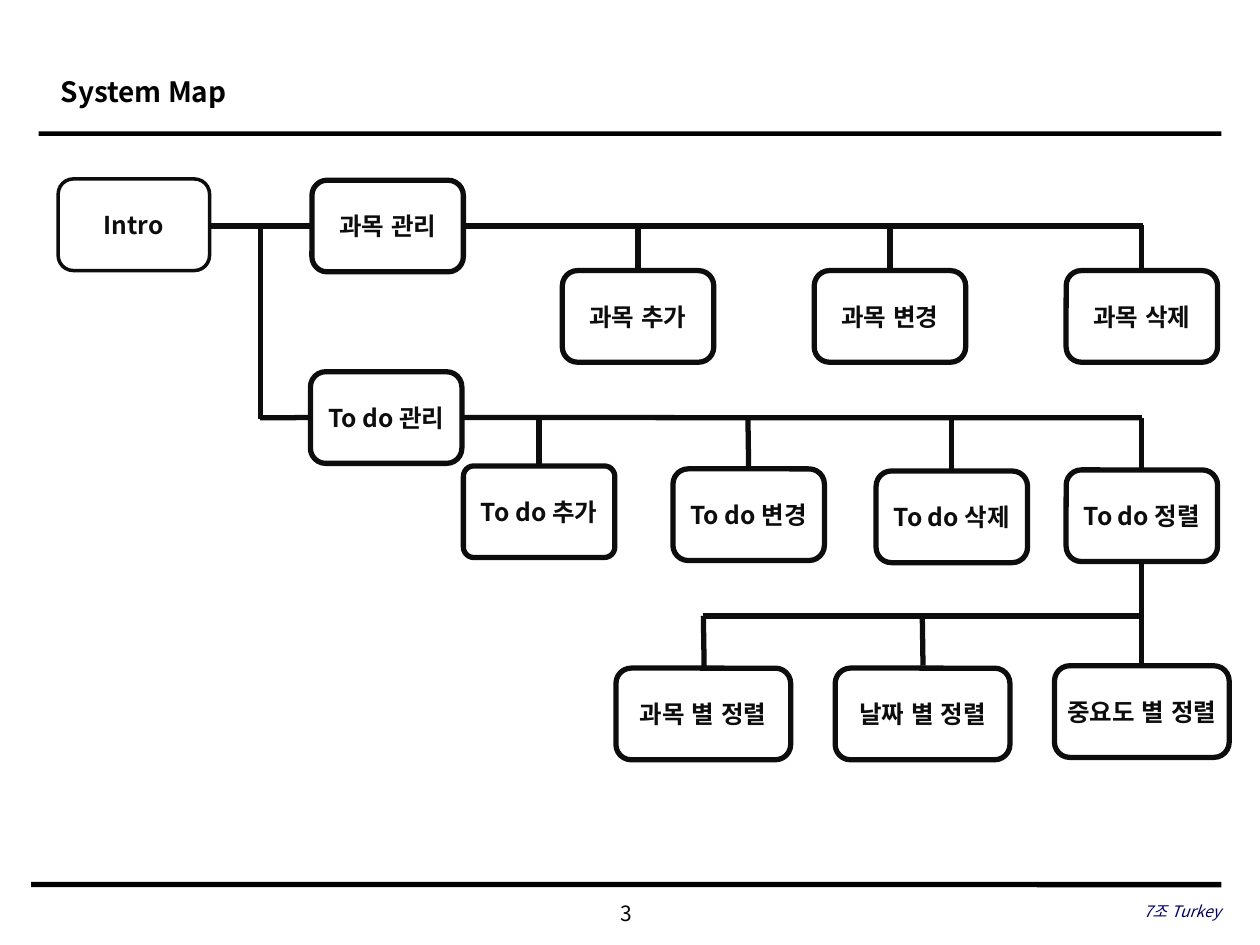
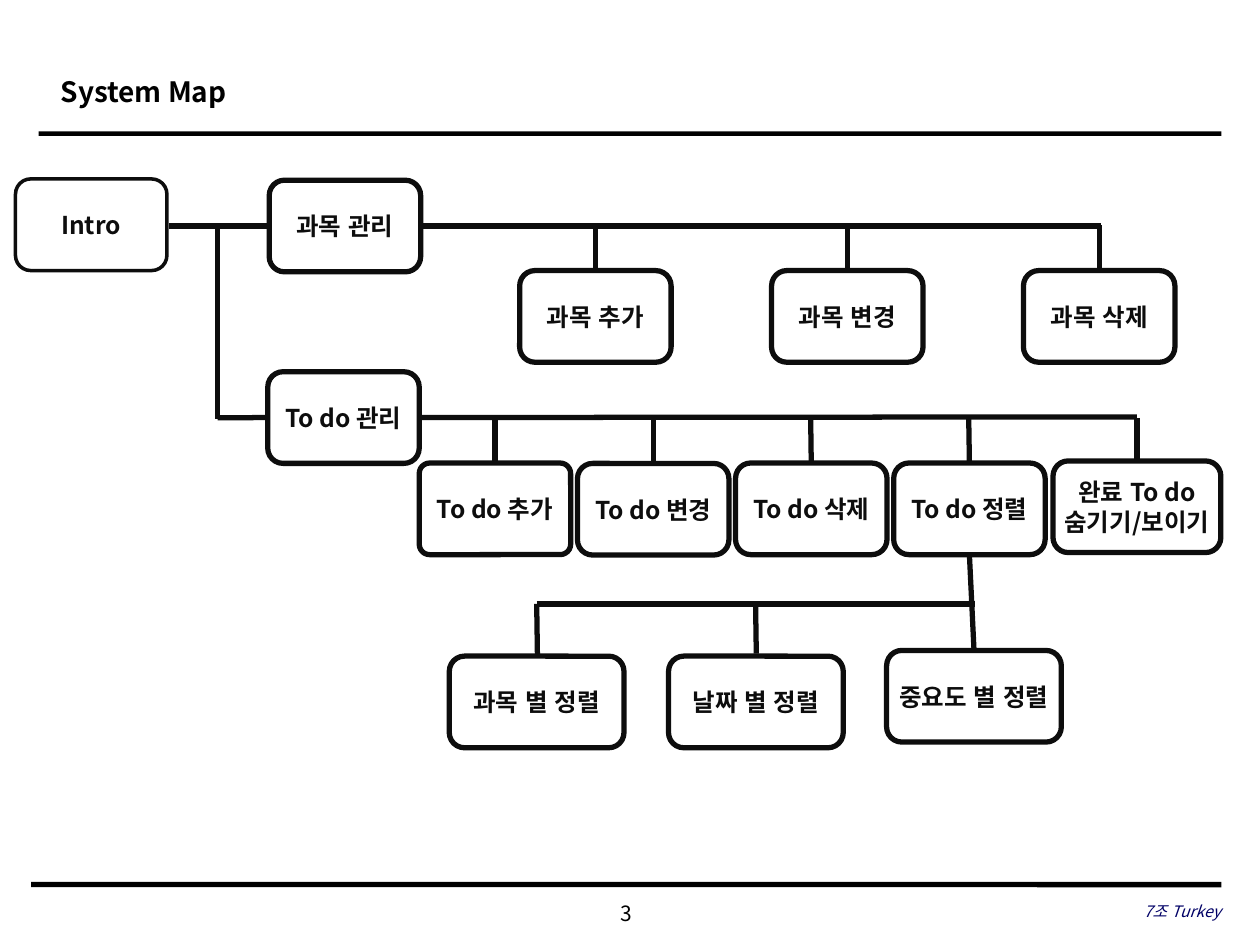
Before and after one commit to SE-admin/7, a slide deck: slide 3 of doc/3_ 설계서/UI Design.pptx. Drawn at 1260x945 pixels with LibreOffice and Linux fonts; fonts in the diff are those of the drawing; background and template pictures are left out. Boxes give left, top, right and bottom in pixels: in the first picture for what was removed or moved away, otherwise in the second. Text is boxed around its words. In the diff, an @@ line names an element or a change of style, - is before the commit and + after.

```diff
--- a/doc/3_ 설계서/UI Design.pptx
+++ b/doc/3_ 설계서/UI Design.pptx
@@ 2 rounded rectangles, 1 line: place and size @@
-2 rounded rectangles, 1 line at [310, 180, 638, 464]
+2 rounded rectangles, 1 line at [268, 180, 596, 464]
@@ 7 lines, 4 rounded rectangles: place and size @@
-7 lines, 4 rounded rectangles at [58, 179, 1217, 420]
+7 lines, 4 rounded rectangles at [15, 179, 1174, 420]
@@ line moved from (462, 417) - (1142, 418) to (420, 417) - (1137, 417) @@
@@ line moved from (539, 466) - (539, 421) to (495, 462) - (495, 417) @@
@@ line moved from (748, 469) - (748, 417) to (653, 464) - (653, 417) @@
@@ line moved from (951, 471) - (951, 418) to (811, 462) - (810, 418) @@
@@ line moved from (1142, 418) - (1142, 470) to (969, 417) - (969, 462) @@
@@ line added from (1137, 418) to (1137, 461), #0D0D0D 3 pt @@
@@ rounded rectangle "To do 추가": place and size @@
-rounded rectangle "To do 추가" at [464, 466, 615, 558]
+rounded rectangle "To do 추가" at [420, 462, 571, 554]
@@ rounded rectangle "To do 변경": place and size @@
-rounded rectangle "To do 변경" at [673, 469, 824, 561]
+rounded rectangle "To do 변경" at [577, 464, 728, 556]
@@ rounded rectangle "To do 삭제": place and size @@
-rounded rectangle "To do 삭제" at [876, 471, 1027, 563]
+rounded rectangle "To do 삭제" at [736, 462, 887, 554]
@@ rounded rectangle "To do 정렬": place and size @@
-rounded rectangle "To do 정렬" at [1066, 470, 1217, 562]
+rounded rectangle "To do 정렬" at [893, 462, 1045, 554]
@@ rounded rectangle added at [1053, 461, 1221, 553], outline #0D0D0D 3 pt, 14 pt, text #0D0D0D, bold @@
+완료 To do
+숨기기/보이기
@@ line moved from (1142, 562) - (1142, 665) to (969, 554) - (974, 650) @@
@@ 2 rounded rectangles, 2 lines: place and size @@
-2 rounded rectangles, 2 lines at [616, 616, 1142, 760]
+2 rounded rectangles, 2 lines at [450, 604, 975, 748]
@@ line moved from (924, 665) - (922, 614) to (756, 654) - (756, 601) @@
@@ rounded rectangle "중요도 별 정렬": place and size @@
-rounded rectangle "중요도 별 정렬" at [1055, 665, 1230, 757]
+rounded rectangle "중요도 별 정렬" at [887, 650, 1062, 742]
```
Also in this commit, not shown: 2 other slides changed.
